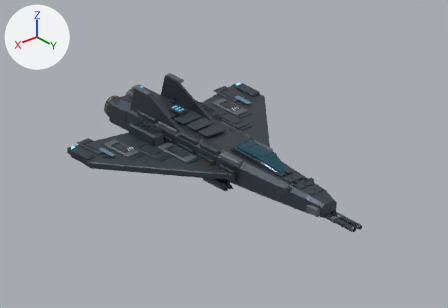
Renders of the Blender file art/blender/interceptor.blend from each side of a commit.
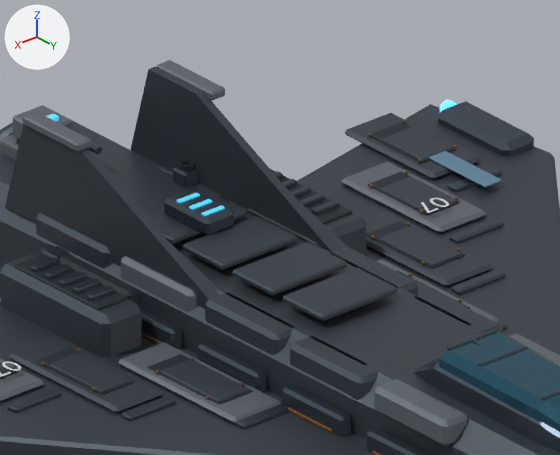
The first picture shows the older version from the file's camera 'Hero camera'. The close-ups show the older and then the newer version on the part from 29% to 59% of the width and 19% to 55% of the height of that picture. Only the edits that show in the close-ups are written down. The axes (+X, +Y, +Z) are drawn at upper left. The lights are the same throughout.

Names of what the first close-up shows: 'Armored central fuselage', 'Canted dorsal fin', 'Canted dorsal fin.001', 'Cockpit pressure frame', 'Dorsal service armor', 'Dorsal service armor.001', 'Dorsal service armor.002', 'Fuselage shoulder armor.005', 'IFF wing band', 'Smoked canopy glazing', 'Stencil 07', 'Swept armored wing', 'Swept armored wing.001', 'Wing root equipment pod.001' and 80 more.
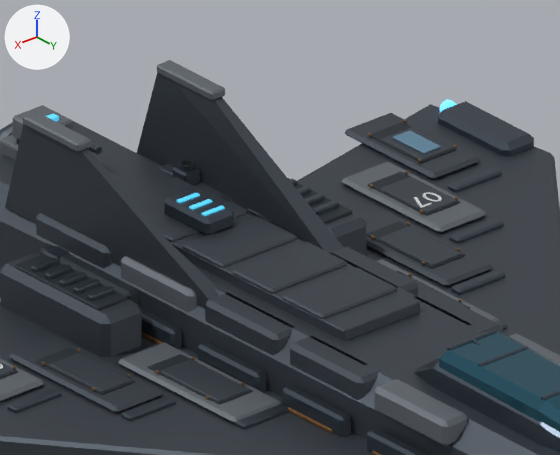
Changed parts and their boxes (x1, y1, x2, y2) in the close-ups (560 x 455 px):
'Canted dorsal fin', reshaped
    before: (131, 66, 348, 252)
    after: (137, 72, 344, 252)
'Dorsal equipment bedding', added
    after: (129, 177, 420, 341)
'IFF wing band', moved, rescaled
    before: (429, 151, 502, 187)
    after: (393, 130, 441, 154)
'Stencil 07', moved
    before: (421, 198, 449, 213)
    after: (414, 192, 442, 208)

What changed in the scene script:
```text
Change me_canted_dorsal_fin:
    used by ob_canted_dorsal_fin; location = (-1.75, -5.5, 2.3)
    remove me_canted_dorsal_fin.from_pydata(...)  # 10 vertices, 7 faces; spans x -0.3..0.3, y -3.5..3.5, z -1.2..1.2
    add me_canted_dorsal_fin.from_pydata(...)  # 10 vertices, 7 faces; spans x -0.2..0.4, y -3.5..3.5, z -1.2..1.2
    me_canted_dorsal_fin part 1
    6 vertices are removed from x -0.3..0.3, y -3.5..3.5, z -1.2..1.2
    7 faces are deleted
    1 vertex moves from x 0.1, y -2.8, z 1.2 to x 0.0, y -2.8, z 1.2
    6 vertices are added at (-0.2, -1.3, 1.2), (-0.2, -2.8, 1.2), (-0.15, -3.5, -1.2), (0.4, 3.5, -1.2), (0.1, 3.5, -1.2), (0.0, -1.3, 1.2)
    7 new faces join them
Change me_iff_wing_band:
    used by ob_iff_wing_band; location = (-7.65, -5.5, 0.27)
    remove me_iff_wing_band.from_pydata(...)  # 8 vertices, 6 faces; spans x -0.24..0.24, y -1.05..1.05, z -0.02..0.02
    add me_iff_wing_band.from_pydata(...)  # 8 vertices, 6 faces; spans x -0.24..0.24, y -0.7..0.3, z 0.03..0.07
    me_iff_wing_band part 2: the whole mesh is scaled about its middle by (1, 0.476, 1), then moved by (0.0, -0.2, 0.05)
Change me_stencil_07:
    used by ob_stencil_07; location = (-5.89, -4.36, 0.38)
    remove me_stencil_07.from_pydata(...)  # 102 vertices, 100 faces; spans x -0.336..0.336, y -0.245..0.245, z 0.0
    add me_stencil_07.from_pydata(...)  # 102 vertices, 100 faces; spans x -0.486..0.186, y -0.645..-0.155, z -0.076
    me_stencil_07 part 3: the whole mesh is moved by (-0.15, -0.4, -0.076)
Add me_큐브_002:
    me_큐브_002.from_pydata(...)  # a box spanning x -1.06..1.06, y -3.9..3.9, z -0.18..0.18
    me_큐브_002.materials.append(mat_armor___graphite_titanium)  # greyish blue #4d555d
Change ob_iff_wing_band:
    ob_iff_wing_band.location: (-7.65, -5.5, 0.27) -> (-7.65, -6.7, 0.27)
Add ob_dorsal_equipment_bedding:
    ob_dorsal_equipment_bedding = bpy.data.objects.new('Dorsal equipment bedding', me_큐브_002)
    ob_dorsal_equipment_bedding.location = (0.0, -3.05, 1.46)
    _m = ob_dorsal_equipment_bedding.modifiers.new('Seated armor edge', 'BEVEL')
    _m.width = 0.025
    _m.width_pct = 0.025
```
